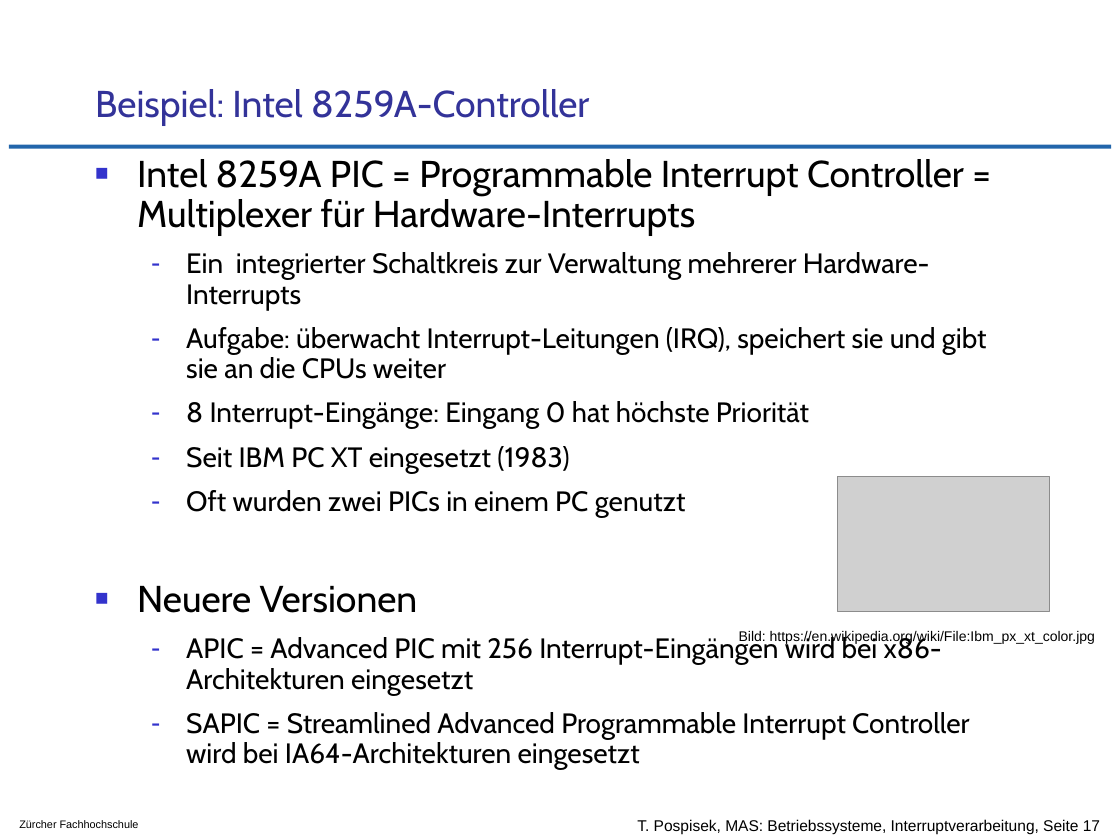
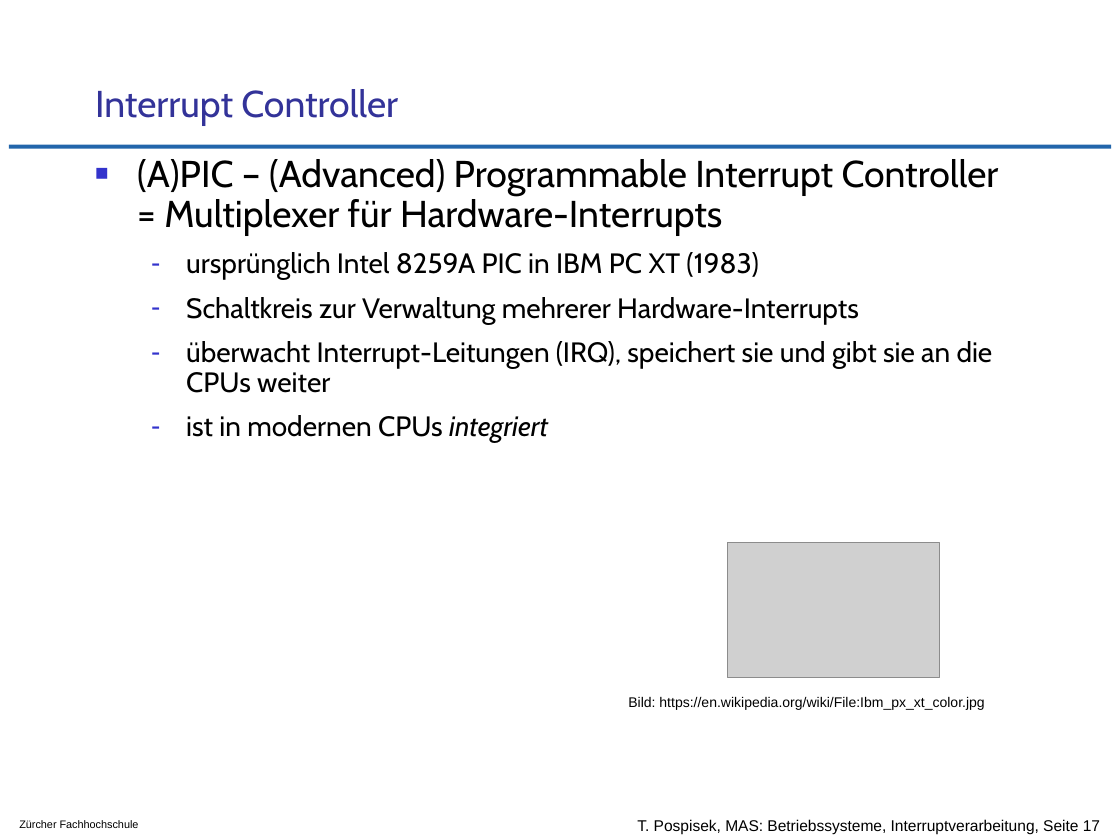
Before and after one commit to tpo/betriebssysteme, a slide deck: slide 17 of 04-3_Interruptverarbeitung_in_Betriebssystemen.odp. Drawn at 1120x840 pixels with LibreOffice and Linux fonts; fonts in the diff are those of the drawing; grey boxes stand for pictures; background and template pictures are left out. Boxes give left, top, right and bottom in pixels: in the first picture for what was removed or moved away, otherwise in the second. Text is boxed around its words. In the diff, an @@ line names an element or a change of style, - is before the commit and + after.

```diff
--- a/04-3_Interruptverarbeitung_in_Betriebssystemen.odp
+++ b/04-3_Interruptverarbeitung_in_Betriebssystemen.odp
@@ title at [95, 89, 398, 126]: text changed @@
-Beispiel: Intel 8259A-Controller
+Interrupt Controller
@@ text at [137, 159, 999, 443]: text changed @@
-■ Intel 8259A PIC = Programmable Interrupt Controller = Multiplexer für Hardware-Interrupts
-  – Ein integrierter Schaltkreis zur Verwaltung mehrerer Hardware-Interrupts
-  – Aufgabe: überwacht Interrupt-Leitungen (IRQ), speichert sie und gibt sie an die CPUs weiter
-  – 8 Interrupt-Eingänge: Eingang 0 hat höchste Priorität
-  – Seit IBM PC XT eingesetzt (1983)
-  – Oft wurden zwei PICs in einem PC genutzt
-■ Neuere Versionen
-  – APIC = Advanced PIC mit 256 Interrupt-Eingängen wird bei x86-Architekturen eingesetzt
-  – SAPIC = Streamlined Advanced Programmable Interrupt Controller wird bei IA64-Architekturen eingesetzt
+■ (A)PIC – (Advanced) Programmable Interrupt Controller = Multiplexer für Hardware-Interrupts
+  – ursprünglich Intel 8259A PIC in IBM PC XT (1983)
+  – Schaltkreis zur Verwaltung mehrerer Hardware-Interrupts
+  – überwacht Interrupt-Leitungen (IRQ), speichert sie und gibt sie an die CPUs weiter
+  – ist in modernen CPUs integriert
@@ picture: place and size @@
-picture at [838, 476, 1049, 612]
+picture at [728, 542, 940, 678]
@@ text "Bild: https://en.wikipedia.org/wiki/File:Ibm_px_xt_color.jpg": place and size @@
-text "Bild: https://en.wikipedia.org/wiki/File:Ibm_px_xt_color.jpg" at [739, 631, 1095, 645]
+text "Bild: https://en.wikipedia.org/wiki/File:Ibm_px_xt_color.jpg" at [628, 697, 984, 710]
```
Also in this commit, not shown: 6 other slides changed, 2 slides added, 4 slides removed.
